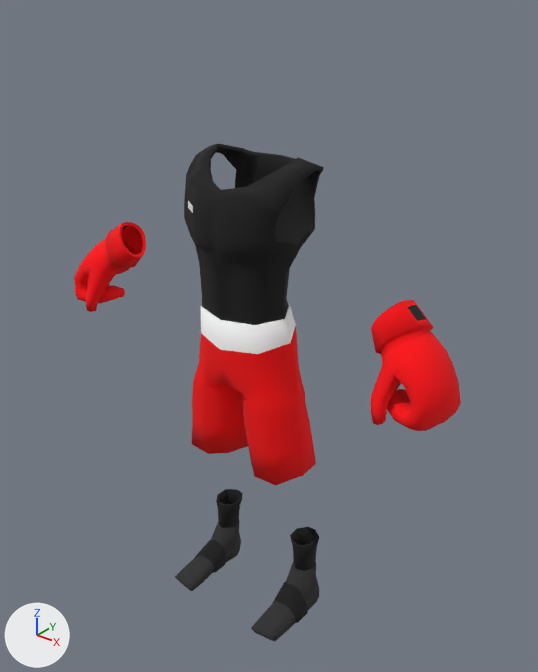
One commit to the FBX model Assets/Models/Outfits/Boxing/Boxing_1.fbx: the scene before it, then after it.
One viewpoint serves both versions: a 50 mm camera at (1.95, -2.29, 2.91) aimed at (0.05, 0.08, 1.44). Arrows for +X, +Y and +Z are at lower left; the lights stay in place.

Before the edit, the objects in view are built like this:
```python
me_cube_003 = bpy.data.meshes.new('Cube.003')
me_cube_003.from_pydata(...)  # 230 vertices, 222 faces; spans x 0.66..1.027, y -0.248..0.089, z 1.418..1.843
# faces by material slot: [220, 2]
me_cube_003.materials.append(mat_boxing_glove)  # red #ff0009
me_cube_003.materials.append(mat_boxing_glove2)  # black #1b1b1b
me_cylinder_006 = bpy.data.meshes.new('Cylinder.006')
me_cylinder_006.from_pydata(...)  # 356 vertices, 358 faces; spans x -0.338..0.338, y -0.195..0.194, z -0.498..0.286
# faces by material slot: [320, 38]
me_cylinder_006.materials.append(mat_shorts1)  # red #ff0003
me_cylinder_006.materials.append(mat_shorts2)  # white #ffffff
me_cylinder_007 = bpy.data.meshes.new('Cylinder.007')
me_cylinder_007.from_pydata(...)  # 316 vertices, 324 faces; spans x -0.287..0.287, y -0.211..0.238, z 0.128..0.935
# faces by material slot: [322, 2]
me_cylinder_007.materials.append(mat_tank_top)  # black #1a1a1a
me_cylinder_007.materials.append(mat_tank_top2)  # white #e7e7e7
me_cylinder_009 = bpy.data.meshes.new('Cylinder.009')
me_cylinder_009.from_pydata(...)  # 108 vertices, 108 faces; spans x -0.318..0.318, y 0.036..0.19, z -1.139..-0.964
me_cylinder_009.materials.append(mat_socks)  # black #131313
ob_left_boxing_glove = bpy.data.objects.new('LEft Boxing Glove', me_cube_003)
ob_left_boxing_glove.location = (-0.058, -0.017, 0.027)
ob_left_boxing_glove.rotation_euler = (-0.0187, 0.0342, -0.0189)  # degrees (-1.1, 2, -1.1)
ob_shorts = bpy.data.objects.new('Shorts', me_cylinder_006)
ob_shorts.location = (0.0, 0.0, 1.337)
ob_socks = bpy.data.objects.new('Socks', me_cylinder_009)
ob_socks.location = (0.0, 0.0, 1.337)
ob_tank_top = bpy.data.objects.new('Tank Top', me_cylinder_007)
ob_tank_top.location = (0.0, 0.0, 1.337)
# also in view: 'Shoes' at (0.0, -0.04, 0.1); 'Right Boxing Glove' at (-0.84, -0.08, 1.63)
```
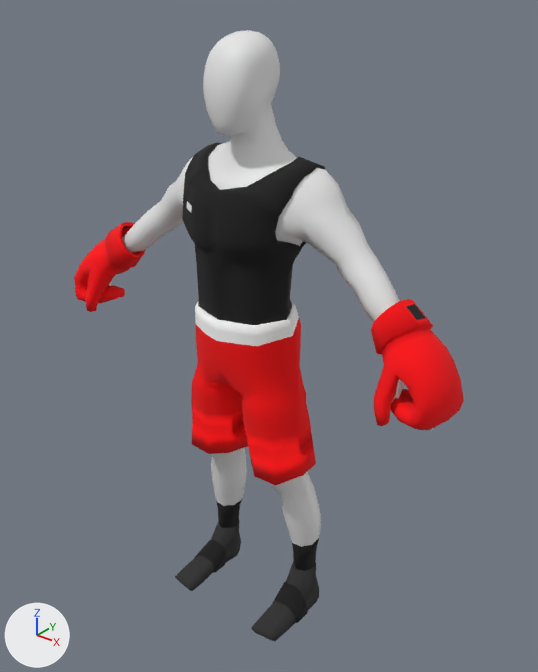
Boxes (x1, y1, x2, y2) around the edits, measured in the pictures (538 x 672 px; the box of a moved part takes in the faces that stretch with it):
'Skin', added: after (100, 30, 433, 547)
'Tank Top', reshaped: before (184, 144, 324, 325); after (182, 143, 325, 325)
'Shorts', reshaped: before (192, 304, 316, 485); after (191, 302, 316, 485)
'LEft Boxing Glove', moved, turned: before (370, 300, 461, 431); after (371, 299, 464, 430)
part 2 of me_cylinder_006, moved or reshaped: before (192, 304, 312, 455); after (191, 302, 312, 455)

What changed in the scene script:
```text
Change me_cylinder_007:
    used by ob_tank_top; location = (0.0, 0.0, 1.337)
    remove me_cylinder_007.from_pydata(...)  # 316 vertices, 324 faces; spans x -0.287..0.287, y -0.211..0.238, z 0.128..0.935
    add me_cylinder_007.from_pydata(...)  # 316 vertices, 324 faces; spans x -0.292..0.293, y -0.219..0.243, z 0.214..0.938
    me_cylinder_007 part 1: 5 vertices moved within x -0.239..0.239, y -0.012..0.176, z 0.548..0.557; 311 vertices removed from x -0.287..0.287, y -0.211..0.238, z 0.128..0.935; 311 vertices added at x -0.292..0.293, y -0.219..0.243, z 0.214..0.938
Change me_cylinder_006:
    used by ob_shorts; location = (0.0, 0.0, 1.337)
    remove me_cylinder_006.from_pydata(...)  # 356 vertices, 358 faces; spans x -0.338..0.338, y -0.195..0.194, z -0.498..0.286
    add me_cylinder_006.from_pydata(...)  # 404 vertices, 410 faces; spans x -0.338..0.338, y -0.218..0.206, z -0.499..0.285
    me_cylinder_006 part 2: 307 vertices removed from x -0.329..0.329, y -0.195..0.194, z -0.498..0.286; 355 vertices added at x -0.319..0.319, y -0.218..0.206, z -0.499..0.285
Add me_cylinder_002:
    me_cylinder_002.from_pydata(...)  # 1829 vertices, 1834 faces; spans x -0.96..0.96, y -0.23..0.23, z -1.34..1.39
Change ob_left_boxing_glove:
    ob_left_boxing_glove.rotation_euler: (-0.0187, 0.0342, -0.0189) -> (0.0, 0.0, 0.0)  # degrees (-1.1, 2, -1.1) -> degrees (0, 0, 0)
    ob_left_boxing_glove.location: (-0.058, -0.017, 0.027) -> (0.0, 0.0, 0.0)
Add ob_skin:
    ob_skin = bpy.data.objects.new('Skin', me_cylinder_002)
    ob_skin.location = (0.0, 0.0, 1.337)
```
